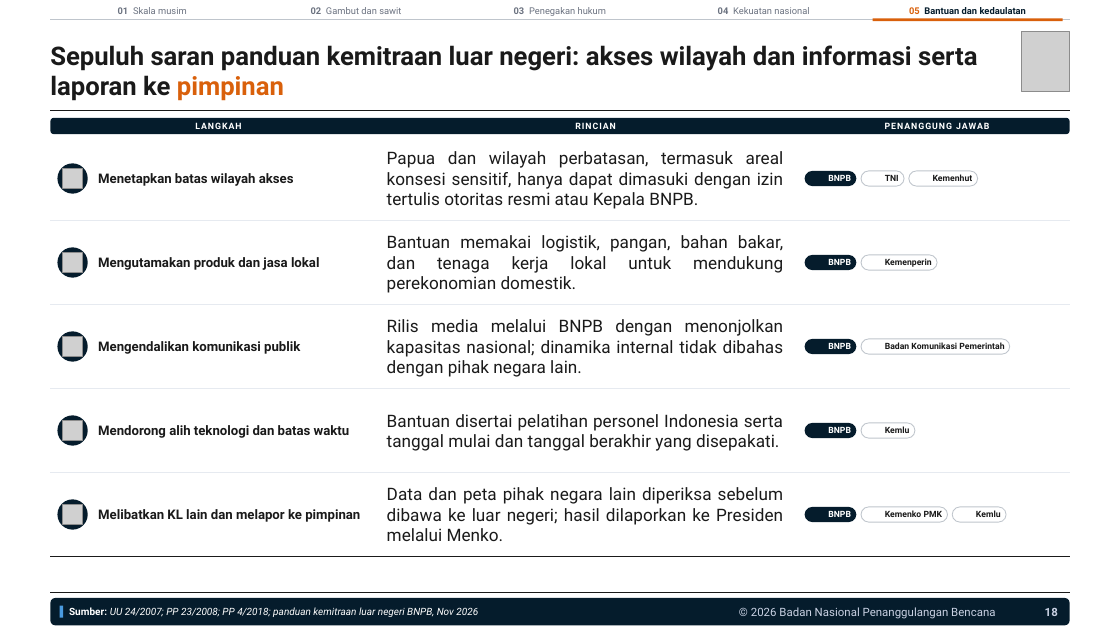
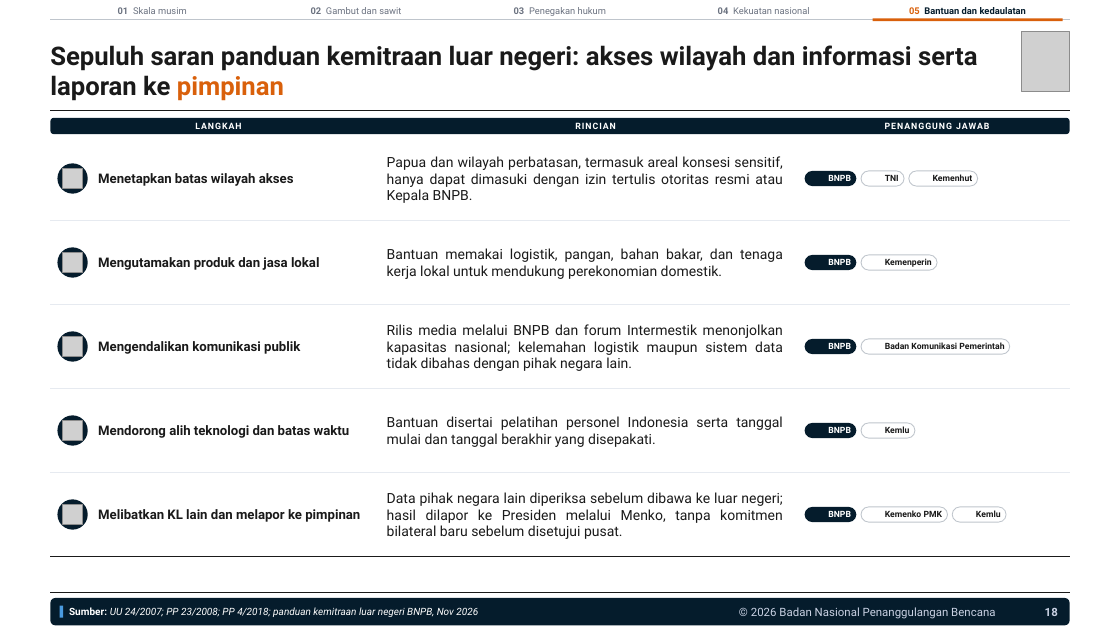
Before and after one commit to terasurbannetwork/poskokarhutla, a slide deck: slide 18 of data/laporan-bnpb/narasi-publik-karhutla-041126/Brief Narasi Publik Karhutla 041126.pptx. Drawn at 1120x630 pixels with LibreOffice and Linux fonts; fonts in the diff are those of the drawing; grey boxes stand for pictures; background and template pictures are left out. Boxes give left, top, right and bottom in pixels: in the first picture for what was removed or moved away, otherwise in the second. Text is boxed around its words. In the diff, an @@ line names an element or a change of style, - is before the commit and + after.

```diff
--- a/data/laporan-bnpb/narasi-publik-karhutla-041126/Brief Narasi Publik Karhutla 041126.pptx
+++ b/data/laporan-bnpb/narasi-publik-karhutla-041126/Brief Narasi Publik Karhutla 041126.pptx
@@ text at [387, 324, 783, 371]: text changed; size 14.7 to 12 pt @@
-Rilis media melalui BNPB dengan menonjolkan kapasitas nasional; dinamika internal tidak dibahas dengan pihak negara lain.
+Rilis media melalui BNPB dan forum Intermestik menonjolkan kapasitas nasional; kelemahan logistik maupun sistem data tidak dibahas dengan pihak negara lain.
@@ size 14.7 to 12 pt in 3 elements at [387, 156, 783, 203], [387, 248, 783, 279], [387, 416, 783, 447] @@
@@ text at [387, 492, 783, 539]: text changed; size 14.7 to 12 pt @@
-Data dan peta pihak negara lain diperiksa sebelum dibawa ke luar negeri; hasil dilaporkan ke Presiden melalui Menko.
+Data pihak negara lain diperiksa sebelum dibawa ke luar negeri; hasil dilapor ke Presiden melalui Menko, tanpa komitmen bilateral baru sebelum disetujui pusat.
```
Also in this commit, not shown: 2 other slides changed, 2 other files.
